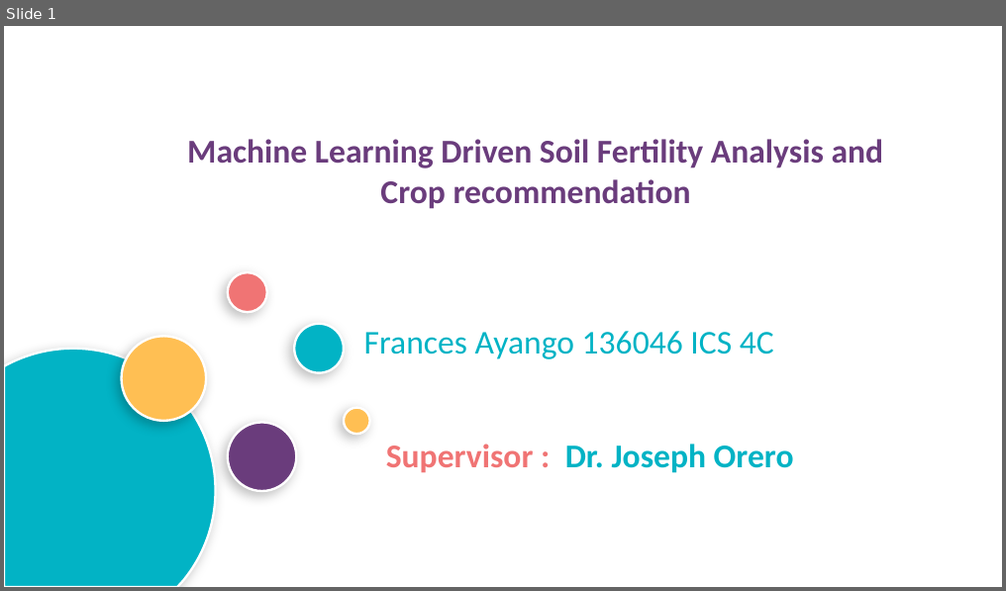
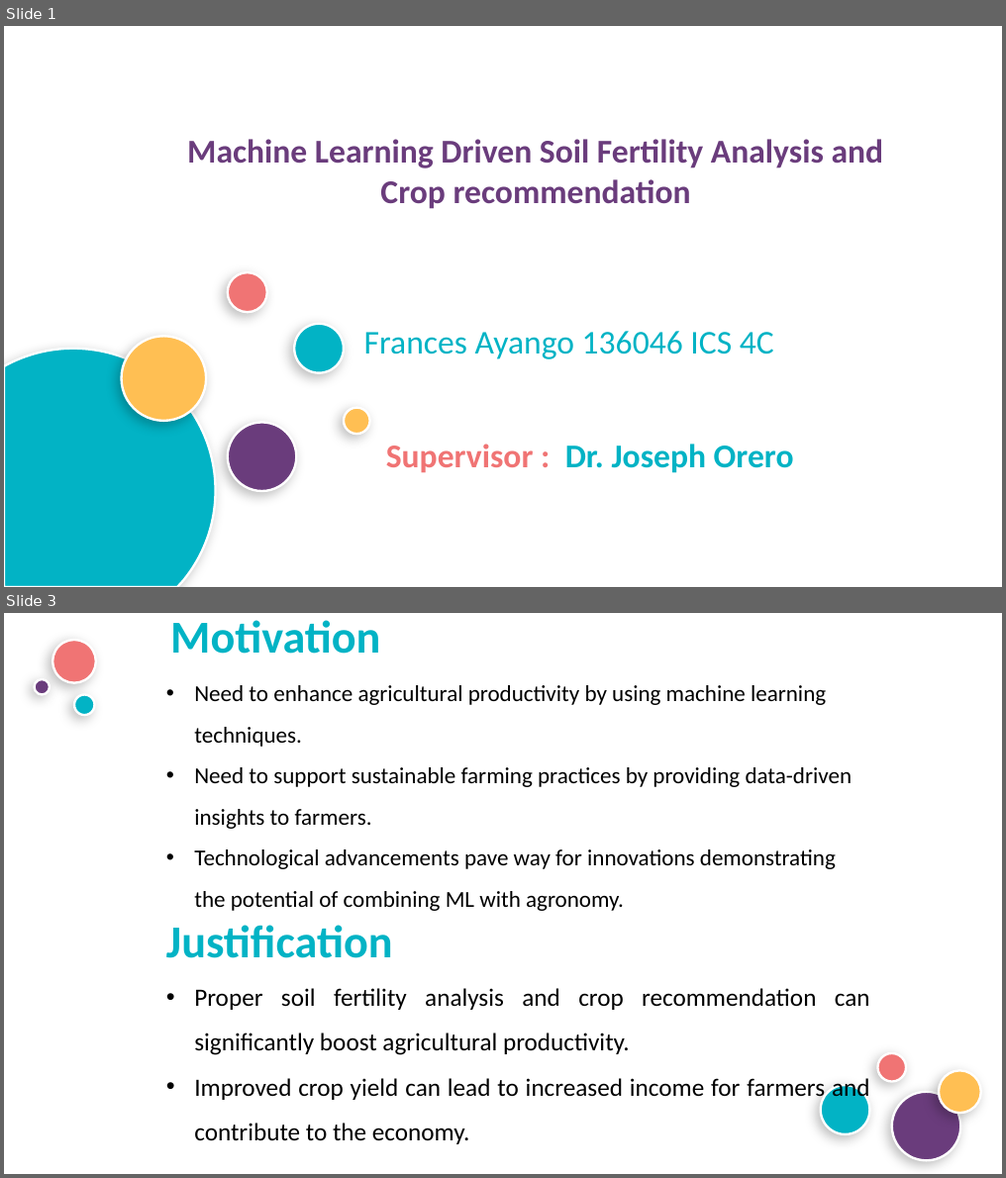
Before and after one commit to frances22-cloud/Soil-Fertility-Analysis, a slide deck: ppt.pptx. Shown one above the other, each under a label of ours: slide 1 before the commit, slides 1 and 3 after it; the slides between them are not shown. The pictures are 1006x591 and 1006x1178 pixels, drawn with LibreOffice and Linux fonts; fonts in the diff are those of the drawing; background and template pictures are left out. Boxes give left, top, right and bottom in pixels: in the first picture for what was removed or moved away, otherwise in the second. Text is boxed around its words. In the diff, an @@ line names an element or a change of style, - is before the commit and + after.

```diff
--- a/ppt.pptx
+++ b/ppt.pptx
@@ slide 3 added at (x1=4, y1=613, x2=1002, y2=1174), background picture (left out) @@
@@ ellipse added at (x1=53, y1=640, x2=96, y2=683), fill #F07474, outline #FFFFFF 2.25 pt @@
@@ text added at (x1=170, y1=620, x2=380, y2=654), 44 pt, text #02B3C5, bold @@
+Motivation
@@ ellipse added at (x1=34, y1=679, x2=49, y2=694), fill #6A3C7C, outline #FFFFFF 2.25 pt @@
@@ ellipse added at (x1=74, y1=694, x2=94, y2=715), fill #02B3C5, outline #FFFFFF 2.25 pt @@
@@ text added at (x1=166, y1=685, x2=870, y2=1145), 22 pt, text #000000 @@
+• Need to enhance agricultural productivity by using machine learning techniques.
+• Need to support sustainable farming practices by providing data-driven insights to farmers.
+• Technological advancements pave way for innovations demonstrating the potential of combining ML with agronomy.
+Justification
+• Proper soil fertility analysis and crop recommendation can significantly boost agricultural productivity.
+• Improved crop yield can lead to increased income for farmers and contribute to the economy.
@@ ellipse added at (x1=877, y1=1054, x2=906, y2=1082), fill #F07474, outline #FFFFFF 2.25 pt @@
@@ ellipse added at (x1=821, y1=1085, x2=870, y2=1135), fill #02B3C5, outline #FFFFFF 2.25 pt @@
@@ ellipse added at (x1=939, y1=1071, x2=982, y2=1114), fill #FFBF53, outline #FFFFFF 2.25 pt @@
@@ ellipse added at (x1=892, y1=1092, x2=960, y2=1161), fill #6A3C7C, outline #FFFFFF 2.25 pt @@
```
Also in this commit, not shown: 3 slides changed, 2 other slides added, 12 slides removed, 24 other files.
